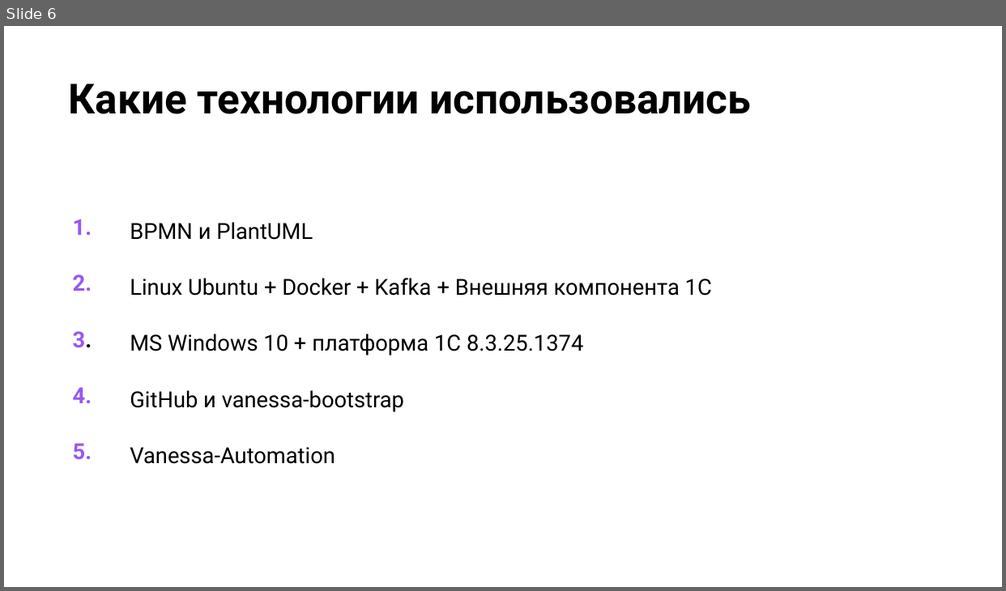
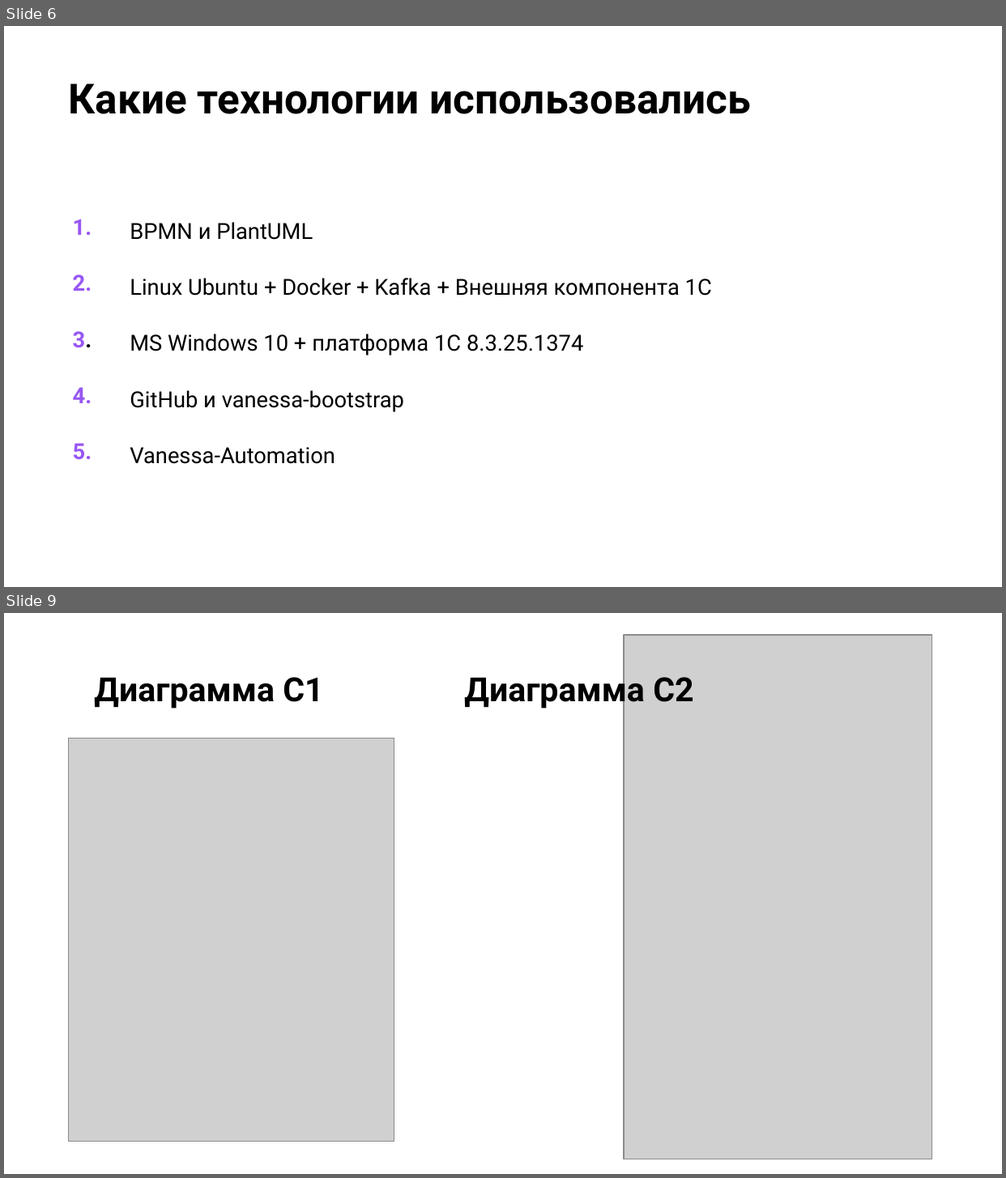
Before and after one commit to Alex-iz/otus-arch1c, a slide deck: doc/Презентация.pptx. Shown one above the other, each under a label of ours: slide 6 before the commit, slides 6 and 9 after it; the slides between them are not shown. The pictures are 1006x591 and 1006x1178 pixels, drawn with LibreOffice and Linux fonts; fonts in the diff are those of the drawing; grey boxes stand for pictures; background and template pictures are left out. Boxes give left, top, right and bottom in pixels: in the first picture for what was removed or moved away, otherwise in the second. Text is boxed around its words. In the diff, an @@ line names an element or a change of style, - is before the commit and + after.

```diff
--- a/doc/Презентация.pptx
+++ b/doc/Презентация.pptx
@@ slide 9 added at [4,613,1002,1174], background picture (left out) @@
@@ picture added at [624,635,932,1159] @@
@@ title added at [94,677,323,709], 24 pt, text #000000, bold @@
+Диаграмма C1
@@ text added at [464,671,693,710], 24 pt, text #000000, bold @@
+Диаграмма C2
@@ picture added at [68,738,393,1141] @@
```
Also in this commit, not shown: 1 slide changed, 2 other slides added, 1 other file.
